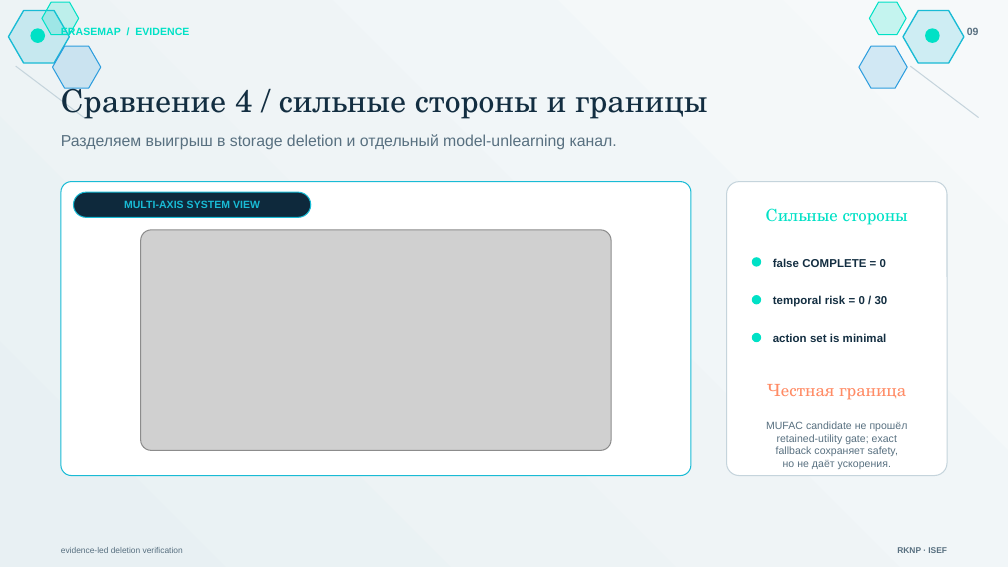
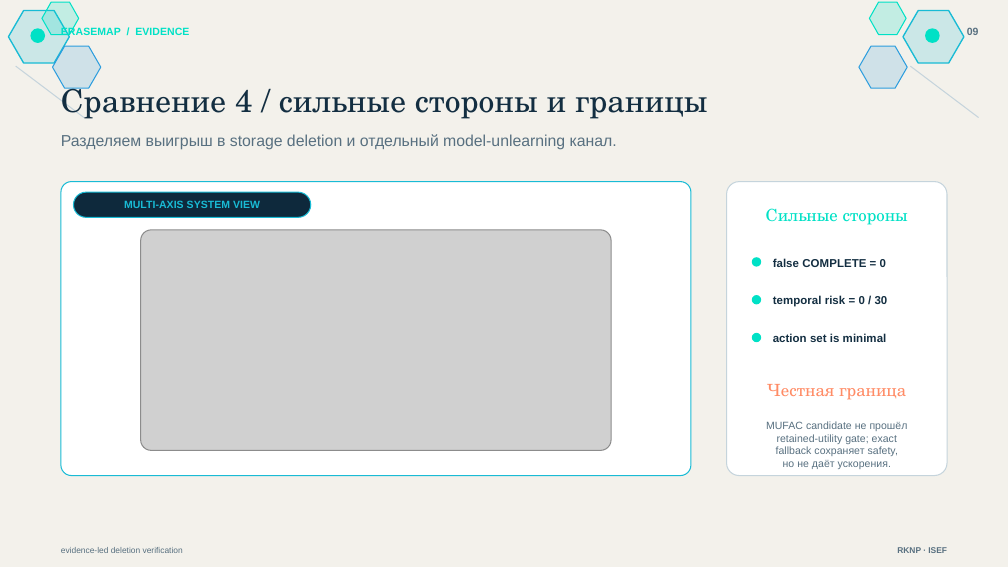
Before and after one commit to nazkari86-lab/erasemap, a slide deck: slide 9 of competition/EraSeMap_RKNP_ISEF_RU_MIXED.pptx. Drawn at 1008x567 pixels with LibreOffice and Linux fonts; fonts in the diff are those of the drawing; grey boxes stand for pictures. Boxes give left, top, right and bottom in pixels: in the first picture for what was removed or moved away, otherwise in the second. Text is boxed around its words. In the diff, an @@ line names an element or a change of style, - is before the commit and + after.

Commit message:
style: unify presentation background

```diff
--- a/competition/EraSeMap_RKNP_ISEF_RU_MIXED.pptx
+++ b/competition/EraSeMap_RKNP_ISEF_RU_MIXED.pptx
@@ background gradient #F6F9FA to #E8F0F3 to #F3F1EB @@
```
Also in this commit, not shown: 12 other slides changed, 3 other files.
